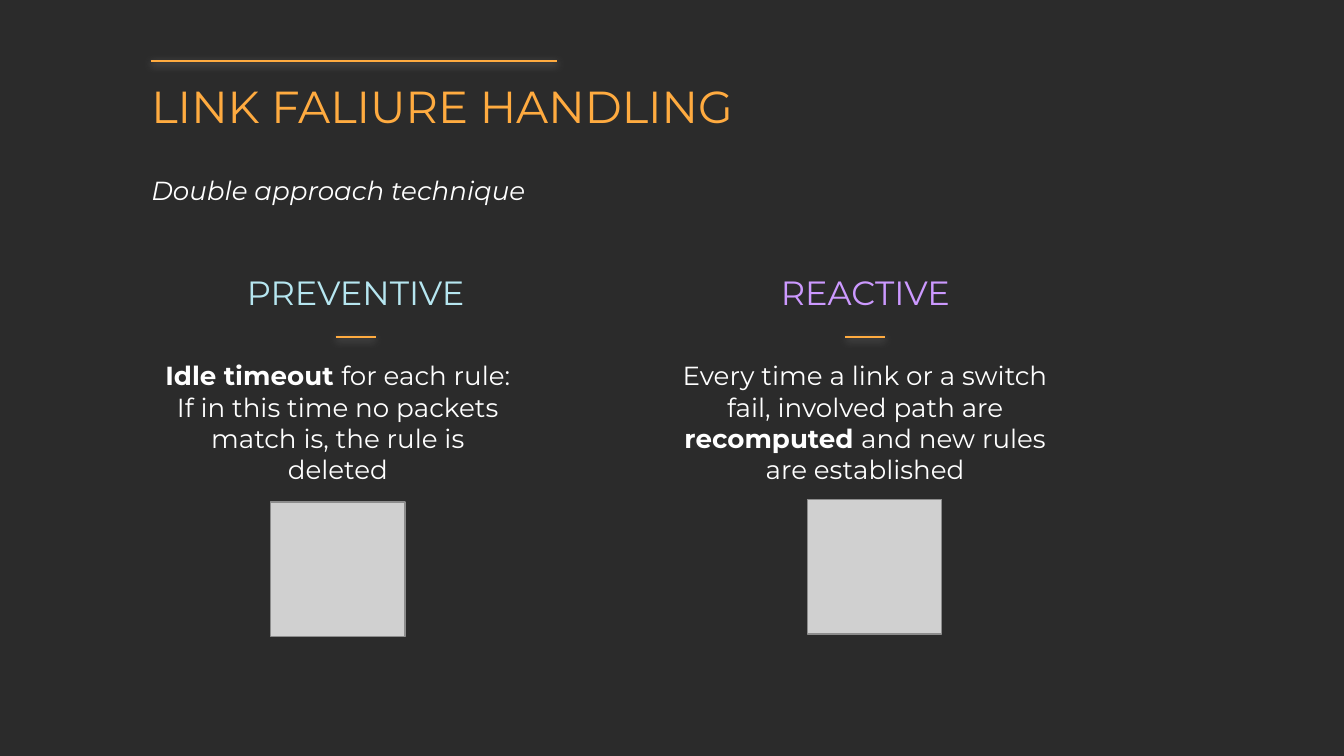
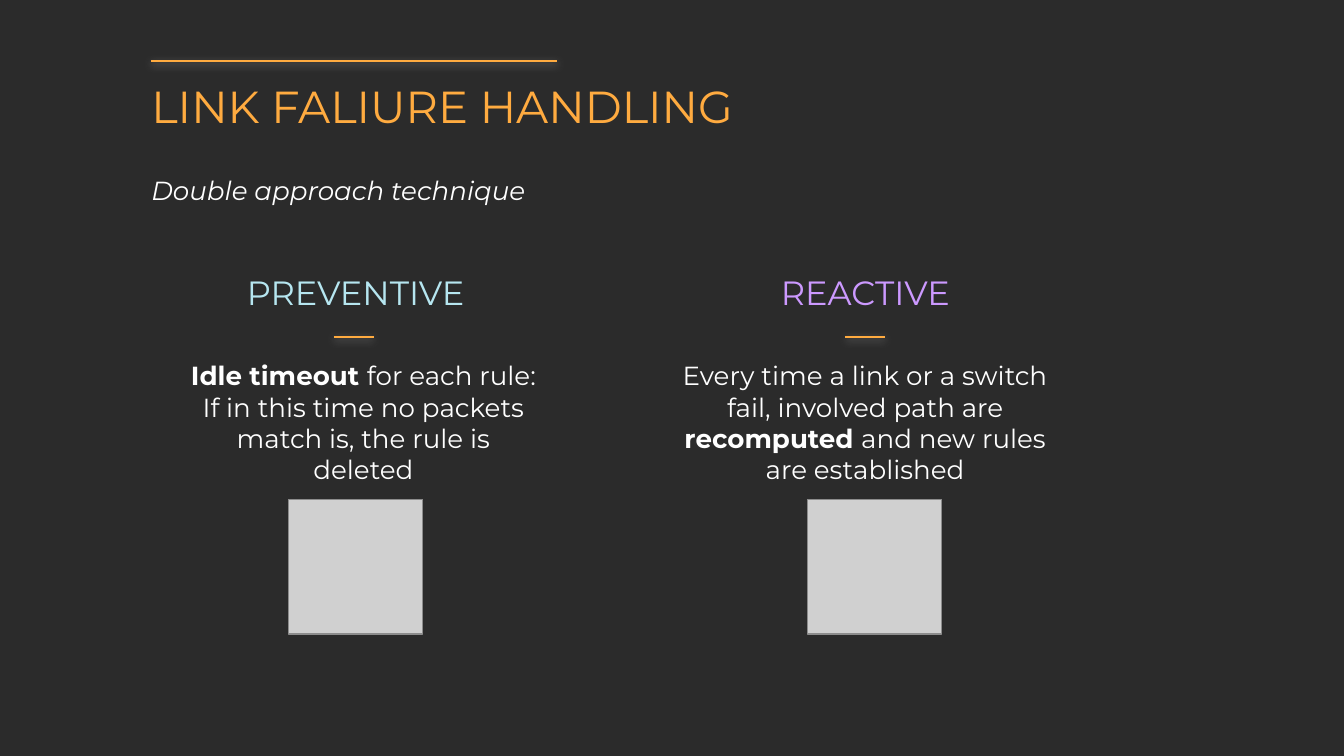
Before and after one commit to fraie98/IntentBasedApplication, a slide deck: slide 4 of documentation/pres_second_part.pptx. Drawn at 1344x756 pixels with LibreOffice and Linux fonts; fonts in the diff are those of the drawing; grey boxes stand for pictures; background and template pictures are left out; a plain dark background stands for a picture behind light text. Boxes give left, top, right and bottom in pixels: in the first picture for what was removed or moved away, otherwise in the second. Text is boxed around its words. In the diff, an @@ line names an element or a change of style, - is before the commit and + after.

```diff
--- a/documentation/pres_second_part.pptx
+++ b/documentation/pres_second_part.pptx
@@ subtitle "Idle timeout for each rule:": place and size @@
-subtitle "Idle timeout for each rule:" at bbox=[165, 364, 510, 479]
+subtitle "Idle timeout for each rule:" at bbox=[191, 364, 535, 479]
@@ picture: place and size @@
-picture at bbox=[270, 503, 405, 637]
+picture at bbox=[289, 500, 423, 634]
```
Also in this commit, not shown: 2 other slides changed.
